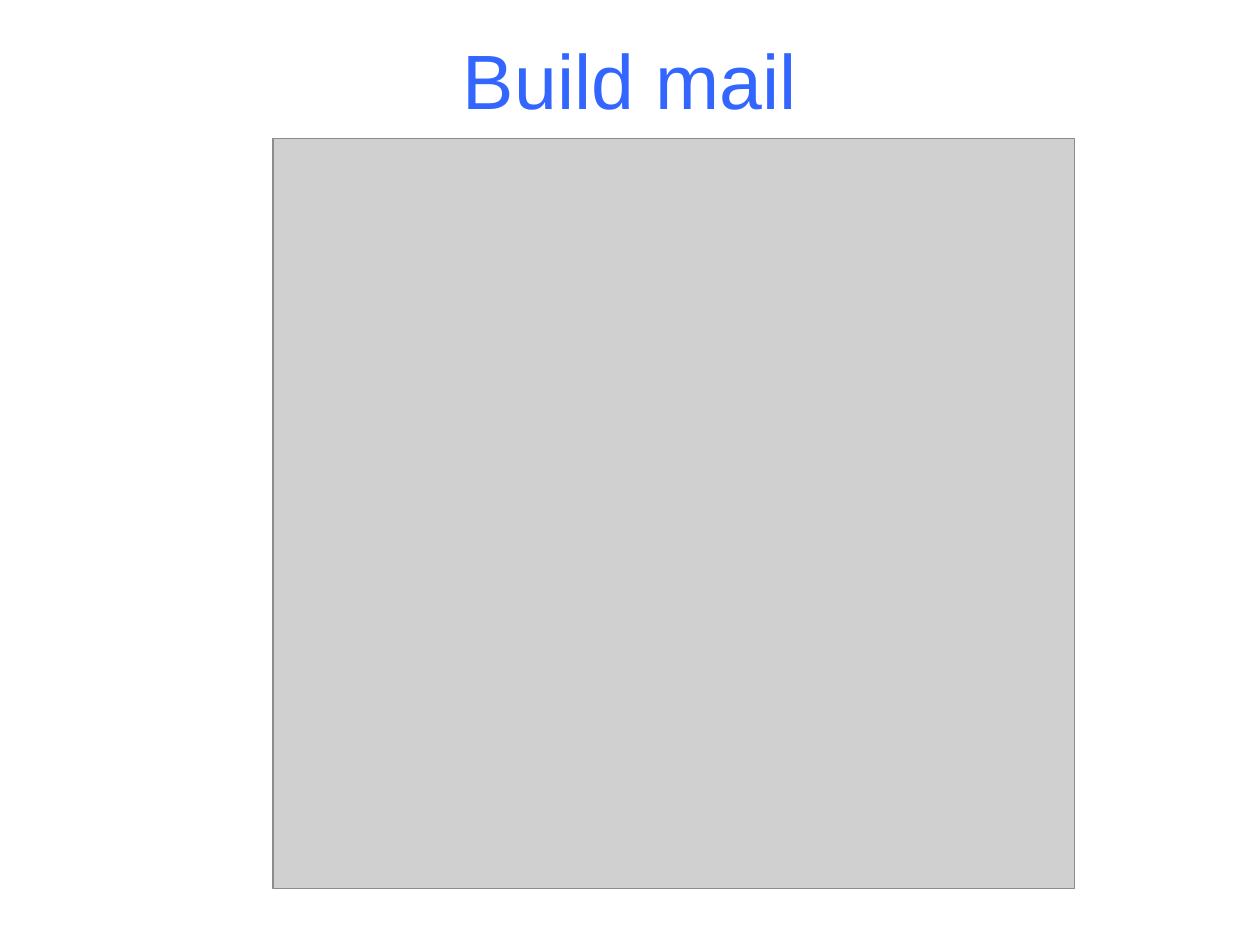
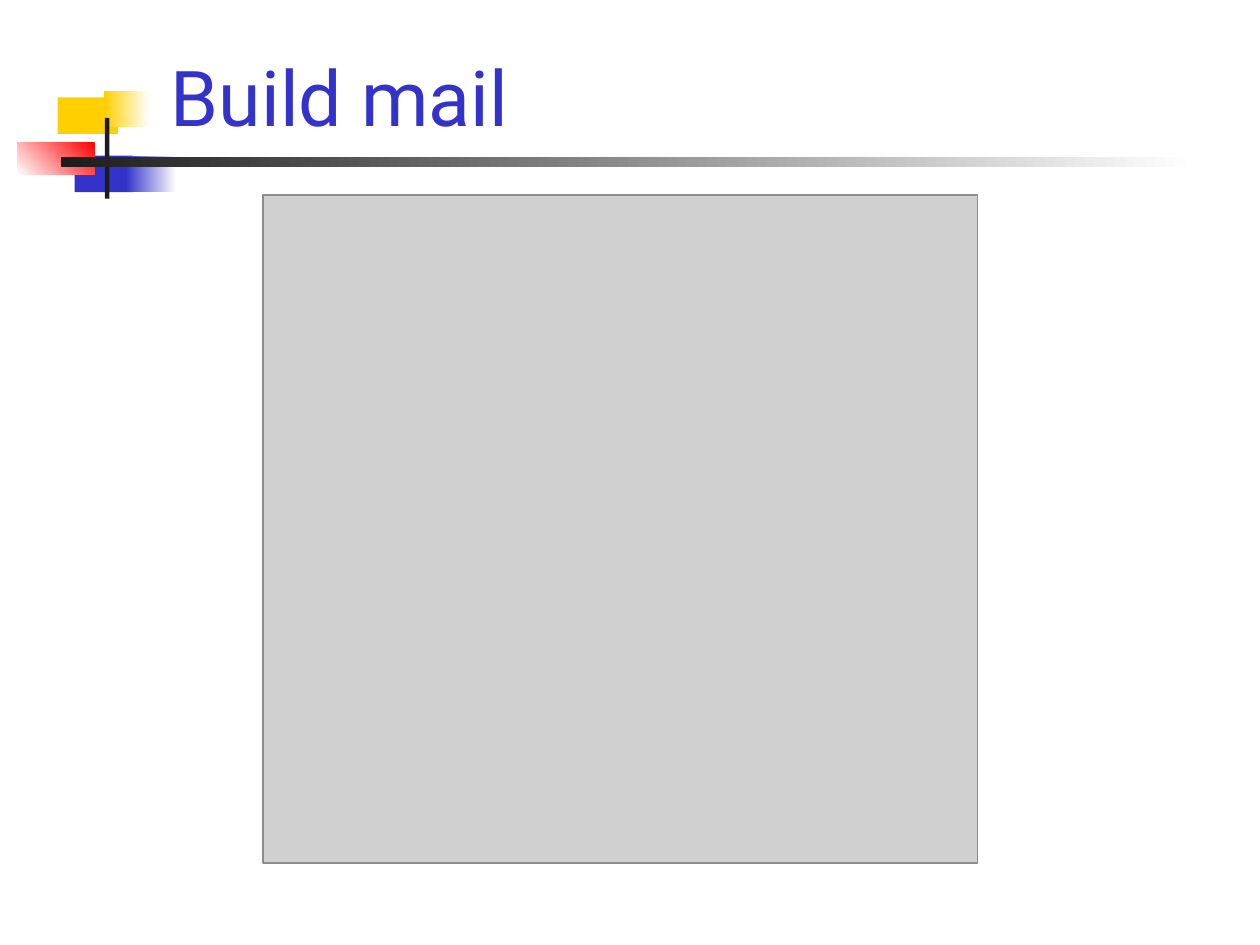
Before and after one commit to AnkhSVN/AnkhSVN, a slide deck: slide 18 of doc/powerpoint/Subversion_addin_for_VS.NET.ppt. Drawn at 1260x945 pixels with LibreOffice and Linux fonts; fonts in the diff are those of the drawing; grey boxes stand for pictures. Boxes give left, top, right and bottom in pixels: in the first picture for what was removed or moved away, otherwise in the second. Text is boxed around its words. In the diff, an @@ line names an element or a change of style, - is before the commit and + after.

Commit message:
* Changed the layout back to a template.   Change the template if you want to make changes such as font, colour, bg image. * Added image of the work schedule. * Removed the banner. * Changed some text, and fixed typos.

```diff
--- a/doc/powerpoint/Subversion_addin_for_VS.NET.ppt
+++ b/doc/powerpoint/Subversion_addin_for_VS.NET.ppt
@@ text "Build mail": place and size @@
-text "Build mail" at [463,53,796,110]
+text "Build mail" at [171,68,508,127]
@@ text "Build mail" at [171,68,508,127]: font Arial to Roboto, text colour #3366FF to #3333CC; alignment centre to left; vertical alignment middle to bottom @@
@@ rectangle added at [58,97,118,134], fill #FFCF01 @@
@@ rectangle added at [105,91,150,127], fill gradient #FFFFFF to #FFCF01 @@
@@ rectangle added at [105,118,108,199], fill #1C1C1C @@
@@ rectangle added at [18,142,94,175], fill gradient #FF0000 to #FFFFFF @@
@@ rectangle added at [60,158,1194,168], fill gradient #FFFFFF to #1C1C1C @@
@@ rectangle added at [74,155,132,192], fill #3333CC @@
@@ rectangle added at [126,155,176,192], fill gradient #FFFFFF to #3333CC @@
@@ picture: place and size @@
-picture at [273,139,1075,888]
+picture at [263,195,978,863]
```
Also in this commit, not shown: 20 other slides changed, 1 slide added, 1 slide removed.
